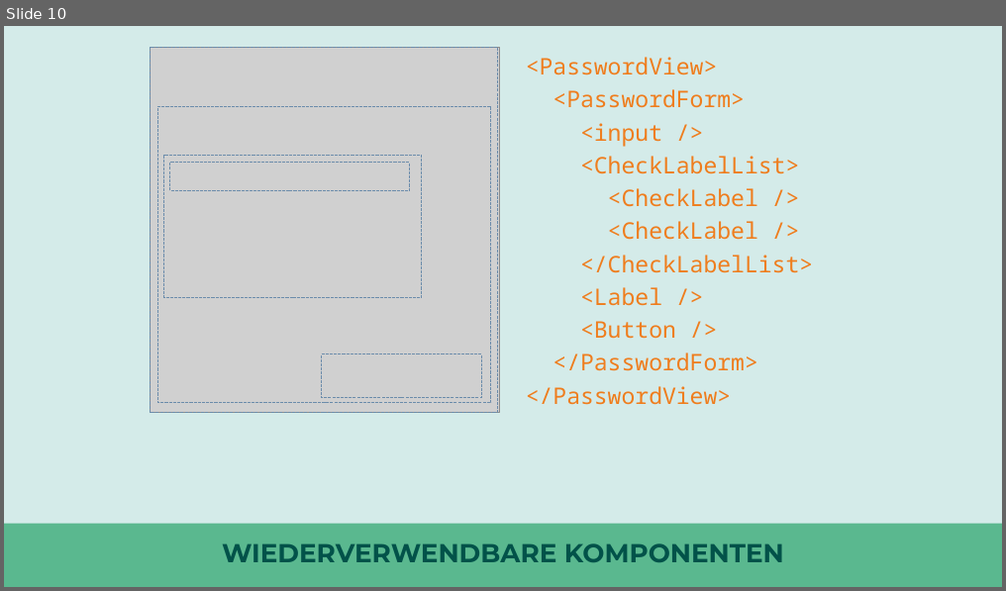
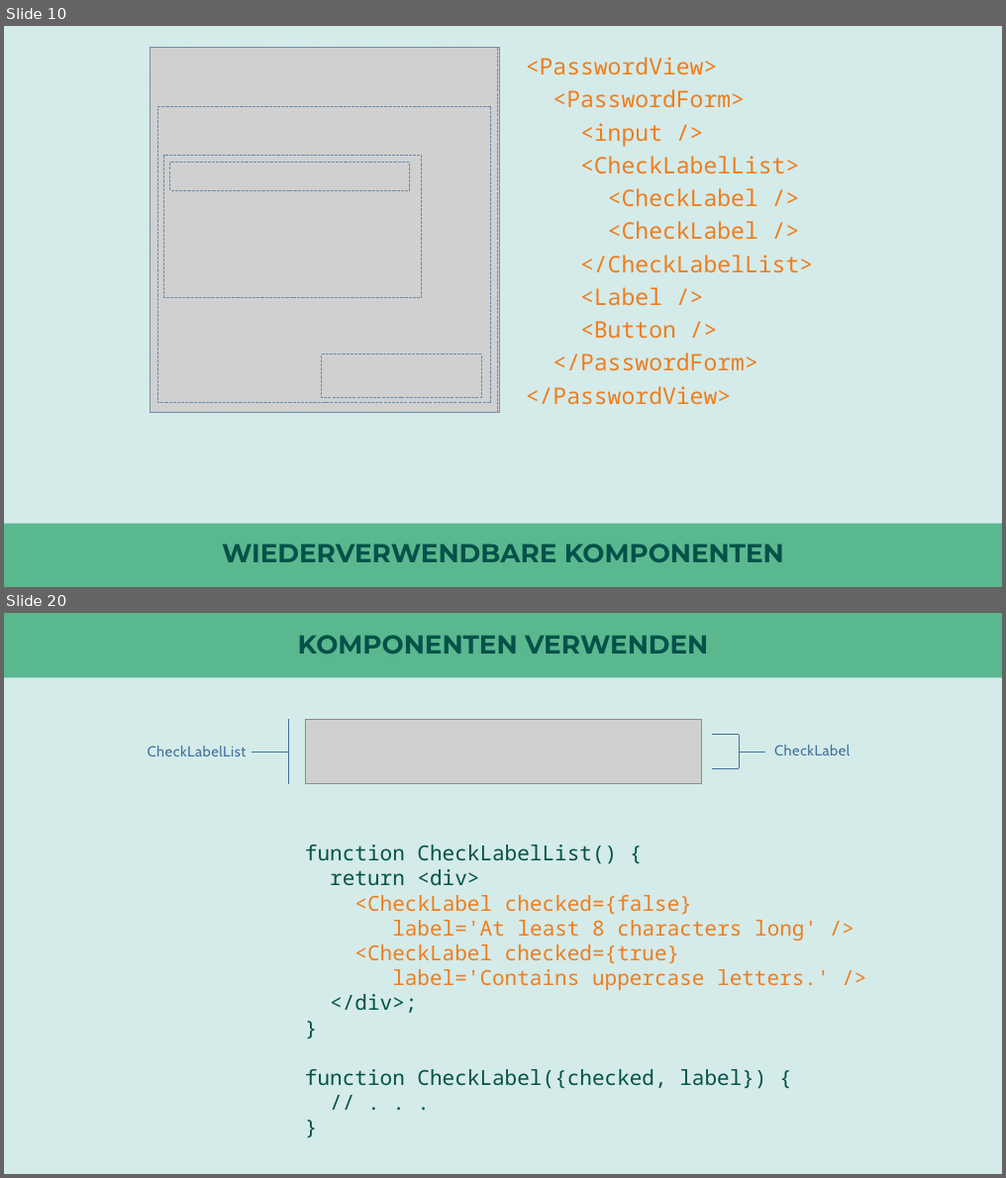
Before and after one commit to nilshartmann/react-talk, a slide deck: react-talk.pptx. Shown one above the other, each under a label of ours: slide 10 before the commit, slides 10 and 20 after it; the slides between them are not shown. The pictures are 1006x591 and 1006x1178 pixels, drawn with LibreOffice and Linux fonts; fonts in the diff are those of the drawing; grey boxes stand for pictures. Boxes give left, top, right and bottom in pixels: in the first picture for what was removed or moved away, otherwise in the second. Text is boxed around its words. In the diff, an @@ line names an element or a change of style, - is before the commit and + after.

```diff
--- a/react-talk.pptx
+++ b/react-talk.pptx
@@ slide 20 added at [4,613,1002,1174], background #D4EBE9 @@
@@ rectangle added at [4,613,1002,677], fill #5AB88F @@
@@ title added at [298,635,708,654], 25 pt, text #025249, bold @@
+KOMPONENTEN VERWENDEN
@@ line added from (288, 784) to (288, 719), #41719C 0.5 pt @@
@@ picture added at [305,719,701,783] @@
@@ text added at [148,746,247,757], 14 pt, text #41719C @@
+CheckLabelList
@@ line added from (288, 753) to (252, 753), #41719C 0.5 pt @@
@@ group added at [712,735,849,768]: 4 lines, 1 text @@
+CheckLabel
@@ text added at [305,845,830,1089], 20 pt, text #EF7D1D @@
+function CheckLabelList() {
+return <div>
+<CheckLabel checked={false}
+label='At least 8 characters long' />
+<CheckLabel checked={true}
+label='Contains uppercase letters.' />
+</div>;
+}
+function CheckLabel({checked, label}) {
+// . . .
+}
```
Also in this commit, not shown: 5 slides changed, 20 other slides added, 1 slide removed, 2 other files.
